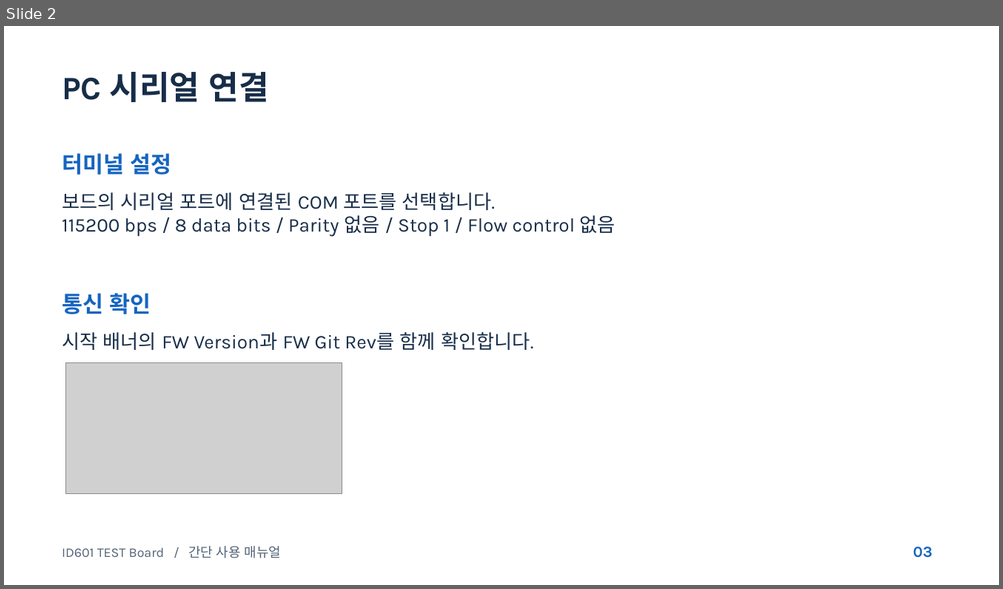
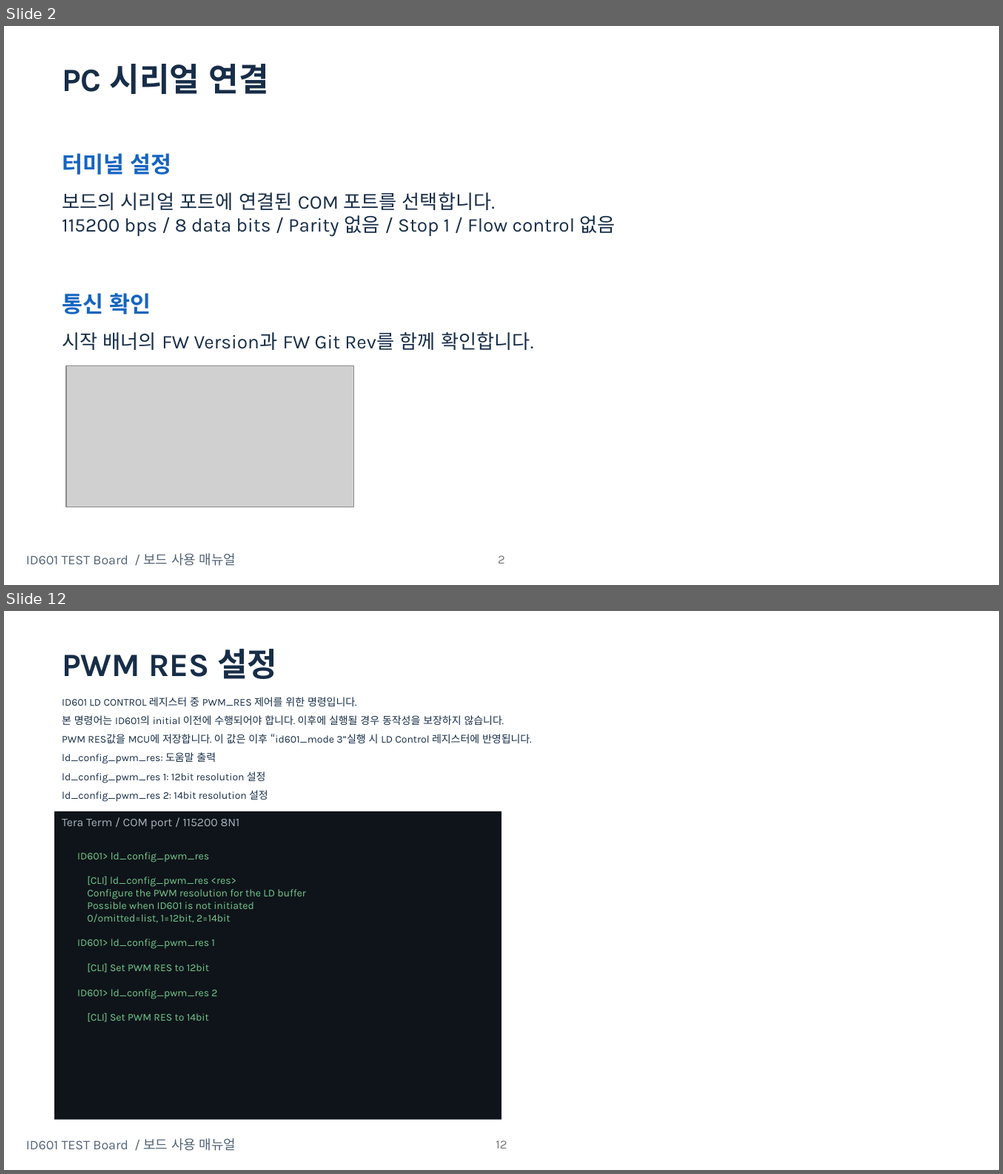
Before and after one commit to oio9595/Global_Technologies_FW, a slide deck: ID601/Jig/ID601_ES/Docs/Deliverables/Manual/ID601_MOBIS_CLI_Manual_20261029_v2.pptx. Shown one above the other, each under a label of ours: slide 2 before the commit, slides 2 and 12 after it; the slides between them are not shown. The pictures are 1003x589 and 1003x1174 pixels, drawn with LibreOffice and Linux fonts; fonts in the diff are those of the drawing; grey boxes stand for pictures. Boxes give left, top, right and bottom in pixels: in the first picture for what was removed or moved away, otherwise in the second. Text is boxed around its words. In the diff, an @@ line names an element or a change of style, - is before the commit and + after.

```diff
--- a/ID601/Jig/ID601_ES/Docs/Deliverables/Manual/ID601_MOBIS_CLI_Manual_20261029_v2.pptx
+++ b/ID601/Jig/ID601_ES/Docs/Deliverables/Manual/ID601_MOBIS_CLI_Manual_20261029_v2.pptx
@@ slide 12 added at box(4, 611, 999, 1170), background #FFFFFF @@
@@ text added at box(62, 649, 277, 679), 31.5 pt, text #172D48, bold @@
+PWM RES 설정
@@ text added at box(62, 697, 532, 802), 10 pt, text #172D48 @@
+ID601 LD CONTROL 레지스터 중 PWM_RES 제어를 위한 명령입니다.
+본 명령어는 ID601의 initial 이전에 수행되어야 합니다. 이후에 실행될 경우 동작성을 보장하지 않습니다.
+PWM RES값을 MCU에 저장합니다. 이 값은 이후 “id601_mode 3”실행 시 LD Control 레지스터에 반영됩니다.
+ld_config_pwm_res: 도움말 출력
+ld_config_pwm_res 1: 12bit resolution 설정
+ld_config_pwm_res 2: 14bit resolution 설정
@@ rectangle added at box(55, 812, 502, 1121), fill #0F141A, 11.2 pt, text #AAB4BF @@
+Tera Term / COM port / 115200 8N1
@@ text added at box(77, 852, 305, 1022), 10 pt, text #73C98C @@
+ID601> ld_config_pwm_res
+[CLI] ld_config_pwm_res <res>
+Configure the PWM resolution for the LD buffer
+Possible when ID601 is not initiated
+0/omitted=list, 1=12bit, 2=14bit
+ID601> ld_config_pwm_res 1
+[CLI] Set PWM RES to 12bit
+ID601> ld_config_pwm_res 2
+[CLI] Set PWM RES to 14bit
@@ text added at box(26, 1139, 236, 1151), 12.8 pt, text #526376 @@
+ID601 TEST Board / 보드 사용 매뉴얼
@@ page number added at box(495, 1141, 506, 1149), 12 pt, text #797979 @@
+12
@@ slide 2 changed as well @@
@@ text "PC 시리얼 연결": place and size @@
-text "PC 시리얼 연결" at box(62, 72, 269, 102)
+text "PC 시리얼 연결" at box(62, 64, 269, 94)
@@ picture: place and size @@
-picture at box(66, 363, 341, 494)
+picture at box(66, 366, 353, 508)
@@ text at box(26, 554, 236, 566): text changed @@
-ID601 TEST Board / 간단 사용 매뉴얼
+ID601 TEST Board / 보드 사용 매뉴얼
@@ page number added at box(498, 556, 505, 564), 12 pt, text #797979 @@
+2
@@ text removed at box(913, 547, 932, 558) @@
-03
```
Also in this commit, not shown: 7 other slides changed, 9 other slides added, 1 slide removed, 10 other files.
